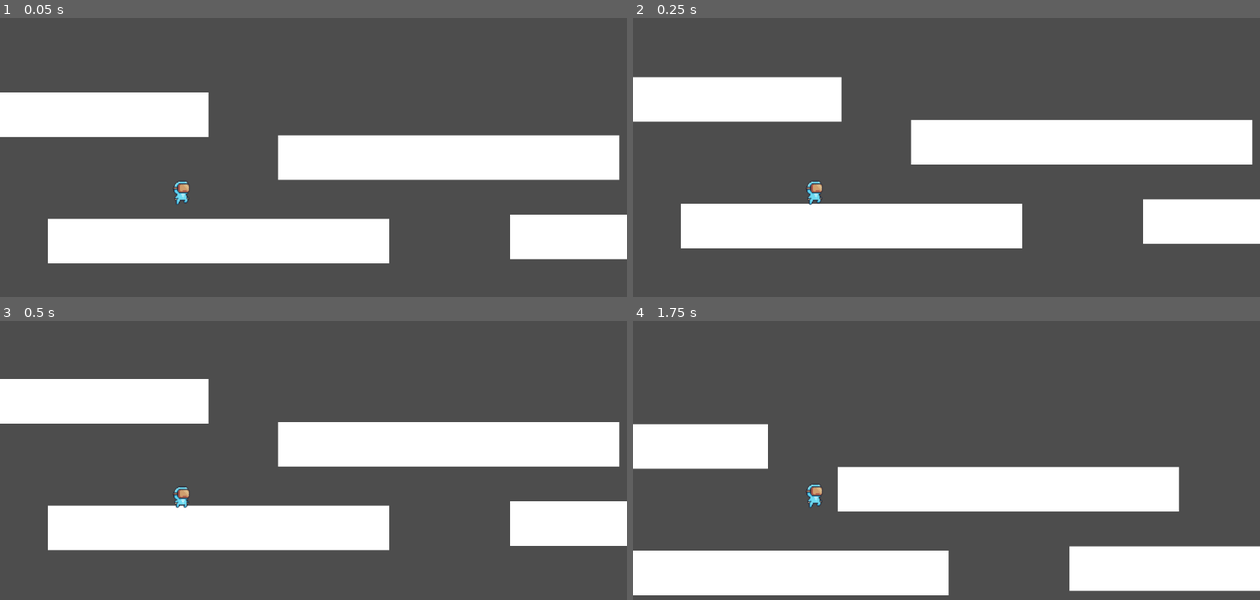
Above: before the commit, frames 1-4 (two rows, left to right).
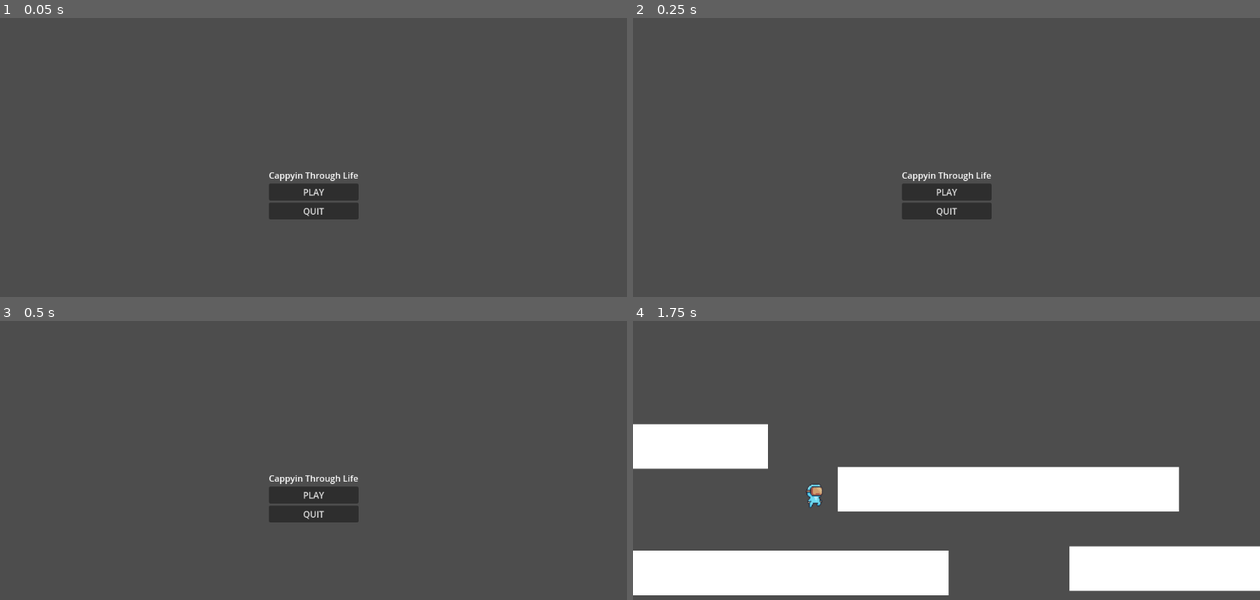
Above: after the commit, the same moments.

Repository: Kekkles1/GMTK-Jam-2025-
Game: Godot game, scene res://Scenes/UI/MainMenu.tscn
Same seed, same stepped clock (60 frames per second), same inputs: the game is played once before the commit and once after it. Before the commit the project starts from res://Scripts/level.tscn.
Inputs (mouse positions are in pixels of both pictures, inside the frame that each line leads up to):
- Up to frame 1 (0.05 s): no input
- Up to frame 2 (0.25 s): no input
- Up to frame 3 (0.5 s): no input
- Up to frame 4 (1.75 s): click (946, 493) at 0.5 s, where only the run after the commit has a clickable "PLAY"; tap Enter (ui_accept) at 1.25, 1.52 s; hold Right (ui_right) from 1.28 s (still down)

The runs differ from the first frame. In frame 1, 28% of the frame differs, in the area x 0-100%, y 26-88%; in frame 2, 27%; in frame 3, 27%; in frame 4, nothing differs.

Commit message:
Main menu setup

Diff:
--- a/Scripts/level.tscn
+++ b/Scenes/Game/level.tscn
@@ -1,6 +1,6 @@
 [gd_scene load_steps=3 format=3 uid="uid://cdy7n783awj2e"]
 
-[ext_resource type="PackedScene" uid="uid://blrhw8nwwb0by" path="res://Scripts/player.tscn" id="1_vyd10"]
+[ext_resource type="PackedScene" uid="uid://blrhw8nwwb0by" path="res://Scenes/Game/player.tscn" id="1_vyd10"]
 
 [sub_resource type="RectangleShape2D" id="RectangleShape2D_6ljt3"]
 size = Vector2(345, 67)
--- /dev/null
+++ b/Scenes/UI/MainMenu.tscn
@@ -0,0 +1,44 @@
+[gd_scene load_steps=2 format=3 uid="uid://c3513umvh3uvd"]
+
+[ext_resource type="Script" uid="uid://dgq0llsmlp2my" path="res://Scripts/MainMenu.gd" id="1_g18y6"]
+
+[node name="MainMenu" type="CanvasLayer"]
+
+[node name="MenuUI" type="Control" parent="."]
+layout_mode = 3
+anchors_preset = 15
+anchor_right = 1.0
+anchor_bottom = 1.0
+grow_horizontal = 2
+grow_vertical = 2
+script = ExtResource("1_g18y6")
+
+[node name="VBoxContainer" type="VBoxContainer" parent="MenuUI"]
+layout_mode = 1
+anchors_preset = 8
+anchor_left = 0.5
+anchor_top = 0.5
+anchor_right = 0.5
+anchor_bottom = 0.5
+offset_left = -82.5
+offset_top = -46.5
+offset_right = 82.5
+offset_bottom = 46.5
+grow_horizontal = 2
+grow_vertical = 2
+
+[node name="Title" type="Label" parent="MenuUI/VBoxContainer"]
+layout_mode = 2
+text = "Cappyin Through Life"
+
+[node name="Play" type="Button" parent="MenuUI/VBoxContainer"]
+layout_mode = 2
+text = "PLAY"
+
+[node name="Quit" type="Button" parent="MenuUI/VBoxContainer"]
+layout_mode = 2
+text = "QUIT"
+
+[connection signal="pressed" from="MenuUI/VBoxContainer/Play" to="MenuUI" method="_on_Play_pressed"]
+[connection signal="pressed" from="MenuUI/VBoxContainer/Quit" to="MenuUI" method="_on_Quit_pressed"]
+[connection signal="pressed" from="MenuUI/VBoxContainer/Quit" to="MenuUI" method="_on_quit_pressed"]
--- /dev/null
+++ b/Scripts/MainMenu.gd
@@ -0,0 +1,7 @@
+extends Control
+
+func _on_Play_pressed():
+	get_tree().change_scene_to_file("res://Scenes/Game/level.tscn")
+
+func _on_Quit_pressed():
+	get_tree().quit()
--- a/project.godot
+++ b/project.godot
@@ -11,6 +11,6 @@
 [application]
 
 config/name="GMTK Jam"
-run/main_scene="uid://cdy7n783awj2e"
+run/main_scene="uid://c3513umvh3uvd"
 config/features=PackedStringArray("4.4", "Forward Plus")
 config/icon="res://icon.svg"
Renamed: Scripts/player.tscn -> Scenes/Game/player.tscn
Not shown, added: Scripts/MainMenu.gd.uid
